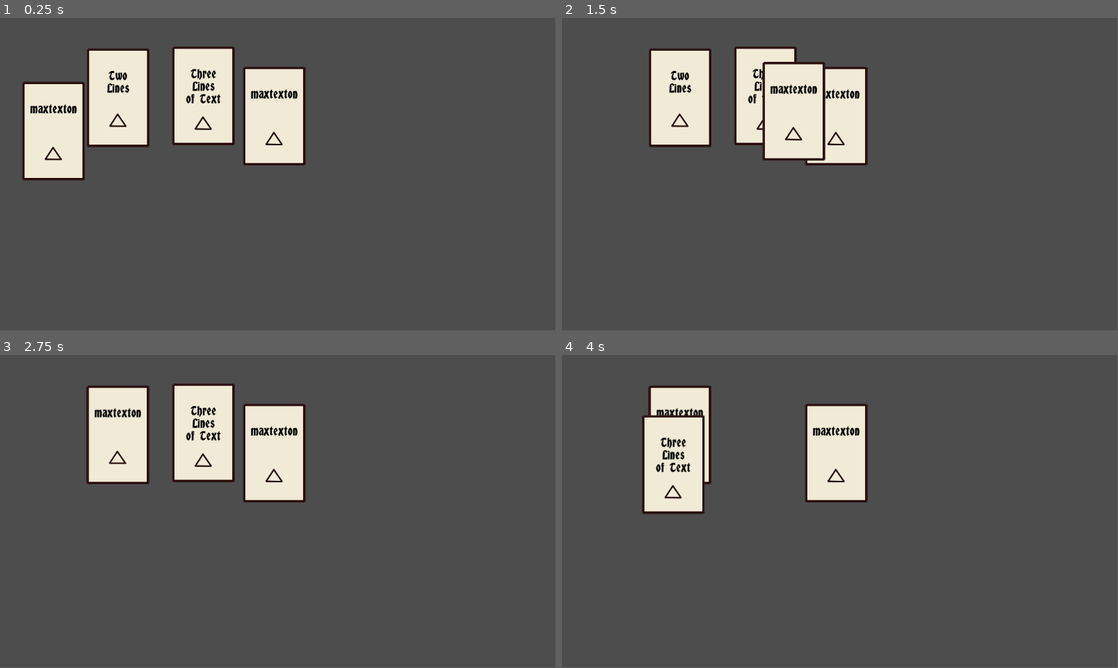
Above: before the commit, frames 1-4 (two rows, left to right).
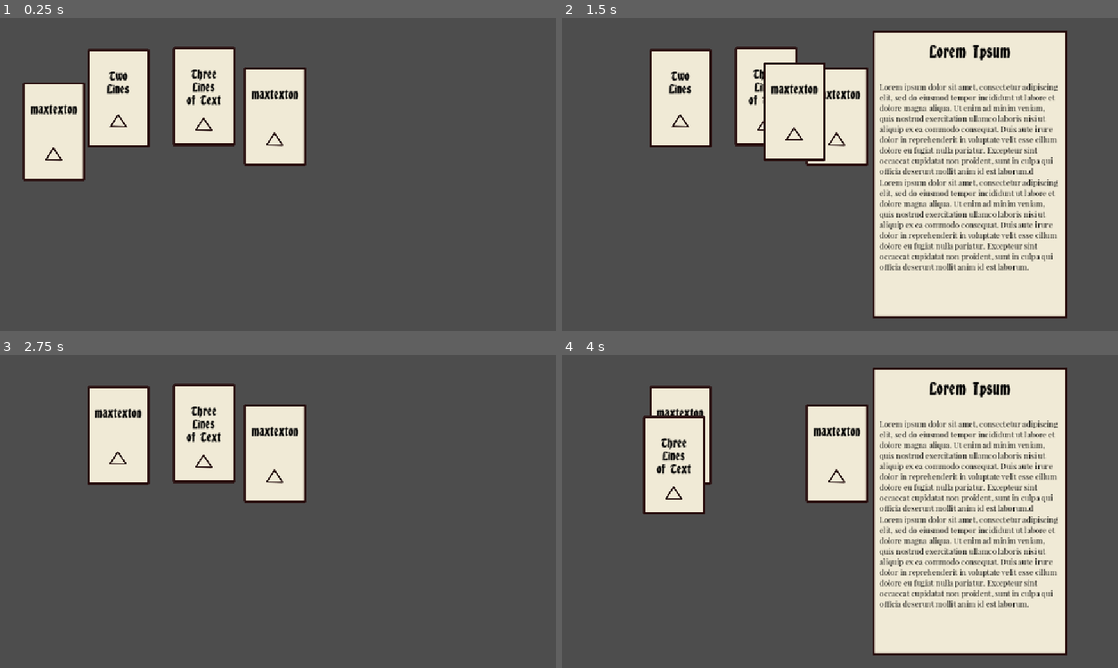
Above: after the commit, the same moments.

Repository: Ytlander/timeline-stories
Game: Godot game, scene res://Scenes/main.tscn
Same seed, same stepped clock (60 frames per second), same inputs: the game is played once before the commit and once after it.
Inputs (mouse positions are in pixels of both pictures, inside the frame that each line leads up to):
- Up to frame 1 (0.25 s): no input
- Up to frame 2 (1.5 s): tap Enter (ui_accept) at 0.5 s; drag from (617, 130) to (834, 115) at 0.52 s; drag from (834, 115) to (678, 96) at 1.27 s
- Up to frame 3 (2.75 s): tap Enter (ui_accept) at 2.1 s; click (116, 433) at 2.17 s
- Up to frame 4 (4 s): tap Enter (ui_accept) at 2.75, 3.6, 3.77 s; drag from (767, 433) to (673, 464) at 2.77 s; move the mouse to (1006, 558) at 3.52 s; click (1006, 558) at 3.67 s
The window is 799x449 before the commit and 800x450 after it. Grey fills any space a smaller window leaves; there, only what the larger window draws over its background counts as a difference.

The runs differ from the first frame. In frame 1, 1.9% of the frame differs, in the area x 4-56%, y 9-53%; in frame 2, 33%, in the area x 15-91%, y 4-96%; in frame 3, 1.6%; in frame 4, 33%.

Commit message:
add text box
Added the text box to the game and applied some theme overrides. Maybe should make a separate theme for this one instead of using overrides?

Also added a way to display and close it for testing purposes. Hit "Enter" on the keyboard to open and close the textbox.

Diff:
--- a/Scenes/main.tscn
+++ b/Scenes/main.tscn
@@ -1,7 +1,10 @@
-[gd_scene load_steps=3 format=3 uid="uid://d4llv7opqcv4p"]
+[gd_scene load_steps=6 format=3 uid="uid://d4llv7opqcv4p"]
 
 [ext_resource type="PackedScene" uid="uid://da3vfbn325gkk" path="res://Scenes/story_card.tscn" id="1_jjgbg"]
 [ext_resource type="Script" uid="uid://cxkgkg0ts864s" path="res://Scripts/card_manager.gd" id="2_bo1nx"]
+[ext_resource type="Theme" uid="uid://gtweqjsmt5k" path="res://default_ui_theme.tres" id="3_8gbba"]
+[ext_resource type="FontFile" uid="uid://bk45soa0k4vp7" path="res://Assets/Fonts/PlayfairDisplay-Regular.ttf" id="4_jjvhh"]
+[ext_resource type="Script" uid="uid://c8dbb4t4hwrdv" path="res://Scripts/event_text.gd" id="4_kry3j"]
 
 [node name="Main" type="Node2D"]
 
@@ -29,5 +32,54 @@
 Lines
 of Text"
 
+[node name="CanvasLayer" type="CanvasLayer" parent="."]
+
+[node name="EventText" type="PanelContainer" parent="CanvasLayer"]
+visible = false
+anchors_preset = 11
+anchor_left = 1.0
+anchor_right = 1.0
+anchor_bottom = 1.0
+offset_left = -510.0
+offset_top = 24.0
+offset_right = -105.0
+offset_bottom = -26.0
+grow_horizontal = 0
+grow_vertical = 2
+theme = ExtResource("3_8gbba")
+script = ExtResource("4_kry3j")
+
+[node name="MarginContainer" type="MarginContainer" parent="CanvasLayer/EventText"]
+layout_mode = 2
+theme_override_constants/margin_left = 10
+theme_override_constants/margin_top = 25
+theme_override_constants/margin_right = 10
+theme_override_constants/margin_bottom = 25
+
+[node name="VBoxContainer" type="VBoxContainer" parent="CanvasLayer/EventText/MarginContainer"]
+layout_mode = 2
+
+[node name="Header" type="RichTextLabel" parent="CanvasLayer/EventText/MarginContainer/VBoxContainer"]
+layout_mode = 2
+size_flags_vertical = 3
+size_flags_stretch_ratio = 2.0
+theme_override_font_sizes/normal_font_size = 32
+text = "Lorem Ipsum"
+scroll_active = false
+horizontal_alignment = 1
+
+[node name="spacer" type="Control" parent="CanvasLayer/EventText/MarginContainer/VBoxContainer"]
+layout_mode = 2
+size_flags_vertical = 3
+
+[node name="Text" type="RichTextLabel" parent="CanvasLayer/EventText/MarginContainer/VBoxContainer"]
+layout_mode = 2
+size_flags_vertical = 3
+size_flags_stretch_ratio = 20.0
+theme_override_fonts/normal_font = ExtResource("4_jjvhh")
+theme_override_font_sizes/normal_font_size = 16
+text = "Lorem ipsum dolor sit amet, consectetur adipiscing elit, sed do eiusmod tempor incididunt ut labore et dolore magna aliqua. Ut enim ad minim veniam, quis nostrud exercitation ullamco laboris nisi ut aliquip ex ea commodo consequat. Duis aute irure dolor in reprehenderit in voluptate velit esse cillum dolore eu fugiat nulla pariatur. Excepteur sint occaecat cupidatat non proident, sunt in culpa qui officia deserunt mollit anim id est laborum.d
+Lorem ipsum dolor sit amet, consectetur adipiscing elit, sed do eiusmod tempor incididunt ut labore et dolore magna aliqua. Ut enim ad minim veniam, quis nostrud exercitation ullamco laboris nisi ut aliquip ex ea commodo consequat. Duis aute irure dolor in reprehenderit in voluptate velit esse cillum dolore eu fugiat nulla pariatur. Excepteur sint occaecat cupidatat non proident, sunt in culpa qui officia deserunt mollit anim id est laborum."
+
 [editable path="Card Manager/Story_Card2"]
 [editable path="Card Manager/Story_Card3"]
--- /dev/null
+++ b/Scripts/event_text.gd
@@ -0,0 +1,8 @@
+extends PanelContainer
+
+func _input(event):
+	if Input.is_action_just_pressed("ui_accept"):
+		if self.visible == false:
+			self.visible = true
+		else:
+			self.visible = false
--- a/project.godot
+++ b/project.godot
@@ -19,6 +19,11 @@
 
 EventBus="*res://Scripts/event_bus.gd"
 
+[display]
+
+window/stretch/mode="canvas_items"
+window/stretch/aspect="expand"
+
 [input]
 
 left_click={
Binary file added: Assets/Fonts/PlayfairDisplay-Black.ttf
Not shown, added: Assets/Fonts/PlayfairDisplay-Black.ttf.import
Binary file added: Assets/Fonts/PlayfairDisplay-BlackItalic.ttf
Not shown, added: Assets/Fonts/PlayfairDisplay-BlackItalic.ttf.import
Binary file added: Assets/Fonts/PlayfairDisplay-Bold.ttf
Not shown, added: Assets/Fonts/PlayfairDisplay-Bold.ttf.import
Binary file added: Assets/Fonts/PlayfairDisplay-BoldItalic.ttf
Not shown, added: Assets/Fonts/PlayfairDisplay-BoldItalic.ttf.import
Binary file added: Assets/Fonts/PlayfairDisplay-Italic.ttf
Not shown, added: Assets/Fonts/PlayfairDisplay-Italic.ttf.import
Binary file added: Assets/Fonts/PlayfairDisplay-Regular.ttf
Not shown, added: Assets/Fonts/PlayfairDisplay-Regular.ttf.import
(and 1 more such lines)
